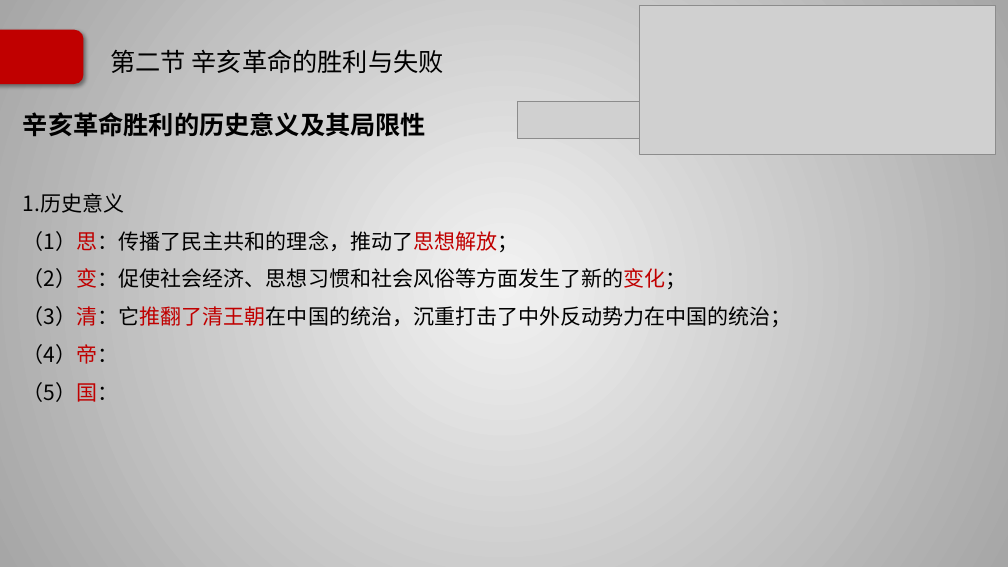
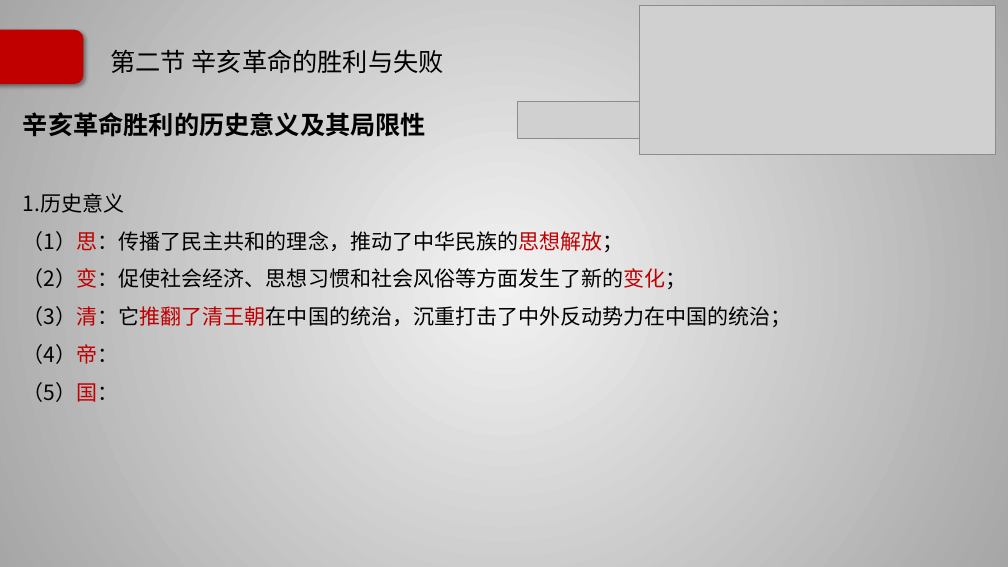
Before and after one commit to Call-me-zhy/tangtang, a slide deck: slide 75 of 5 中国近现代史纲要/课件/中国近现代史纲要精讲3.pptx. Drawn at 1008x567 pixels with LibreOffice and Linux fonts; fonts in the diff are those of the drawing; grey boxes stand for pictures; background and template pictures are left out. Boxes give left, top, right and bottom in pixels: in the first picture for what was removed or moved away, otherwise in the second. Text is boxed around its words. In the diff, an @@ line names an element or a change of style, - is before the commit and + after.

```diff
--- a/5 中国近现代史纲要/课件/中国近现代史纲要精讲3.pptx
+++ b/5 中国近现代史纲要/课件/中国近现代史纲要精讲3.pptx
@@ text at <box>23,231,624,254</box>: text changed @@
-（1）思：传播了民主共和的理念，推动了思想解放；
+（1）思：传播了民主共和的理念，推动了中华民族的思想解放；
```
Also in this commit, not shown: 11 other slides changed, 3 slides removed, 4 other files.
